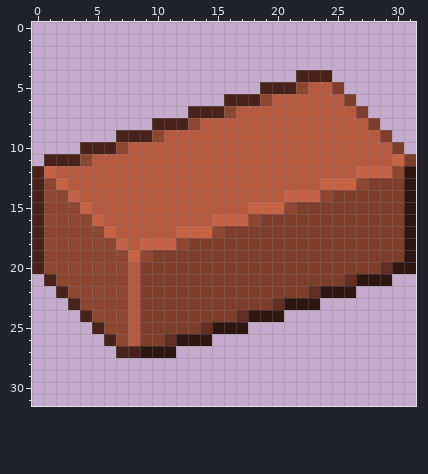
Two states of a pixel-art sprite, textures/items/brick.png. The first picture shows the starting point.
The file is 32x32 pixels.
New version:
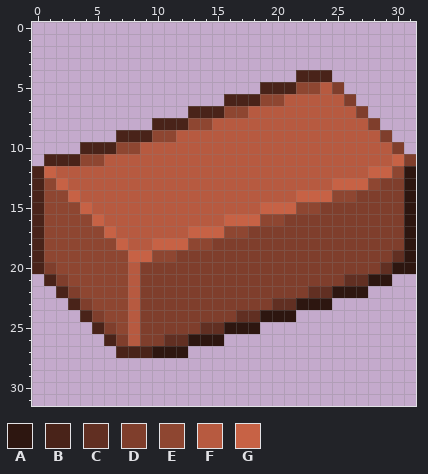
Palette (. is transparent): A #2d1610  B #492319  C #612f22  D #7f3e2c  E #8e4631  F #b75a40  G #c76245
Changes in this commit:
Changed rows in their new state; - is an unchanged pixel.
first column x 1:
 5 ----------------------E-------
 6 -------------------E----------
 7 ----------------E-------------
 8 -------------E----------------
 9 ----------E-------------------
10 -------E----------------------
11 ----E-------------------------
12 --------------------------F---
13 -----------------------F--GE--
14 --------------------F--GEE----
15 -----------------F--GEE-------
16 --------------F--GEE----------
17 -----------F--GEE-------------
18 --------F--GEE----------------
19 --------GEE------------------C
20 D-----------------------------
21 -D------------------------C---
22 --D--------------------C--A---
23 ---D----------------C--A------
24 ----D------------C--A---------
25 -----D--------C--A------------
26 ------D----C--A---------------
27 --------B--A------------------
Pixel boxes of the changes (left, top, right, bottom) in both pictures:
changed: (92, 82, 320, 166)
changed: (44, 166, 404, 358)
